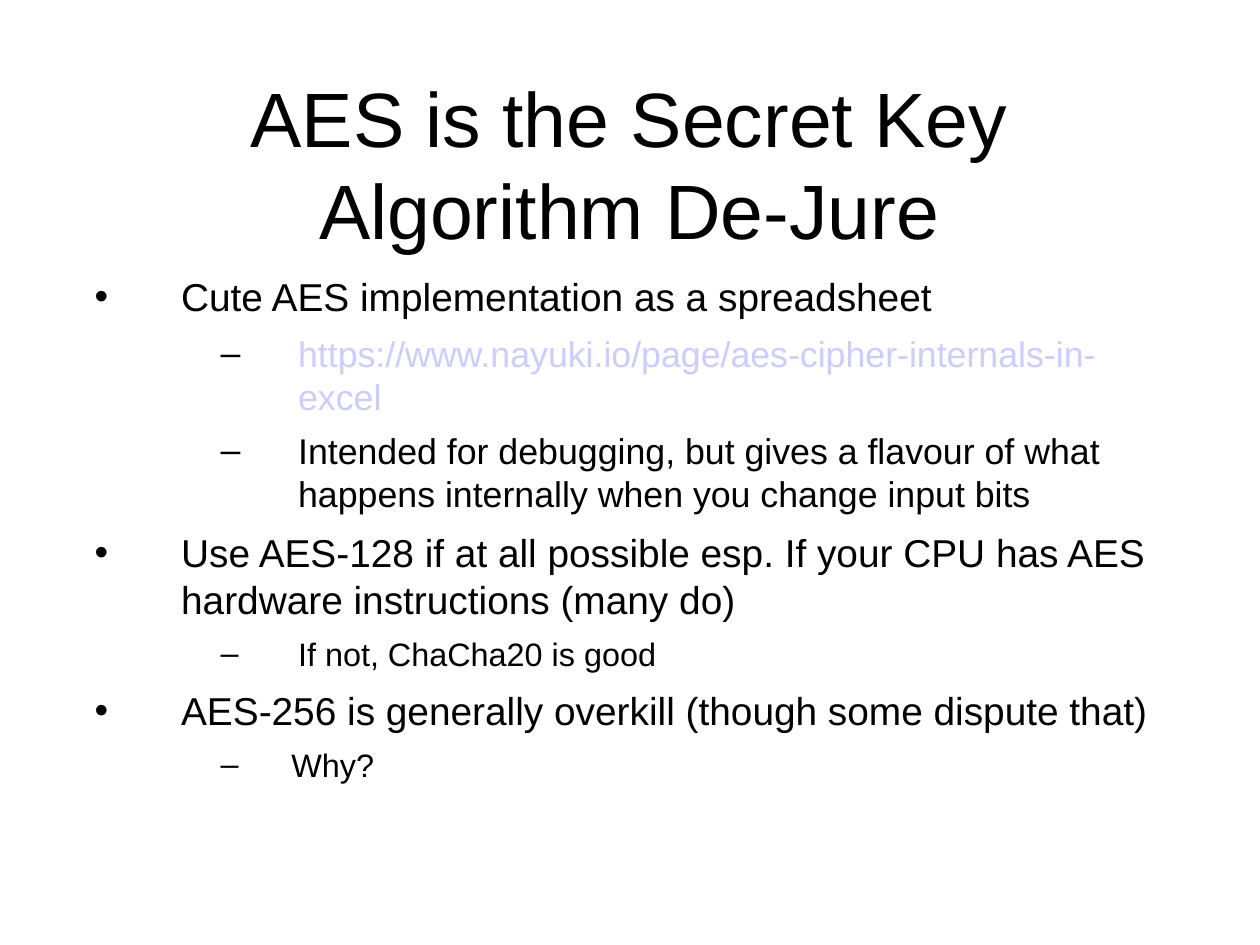
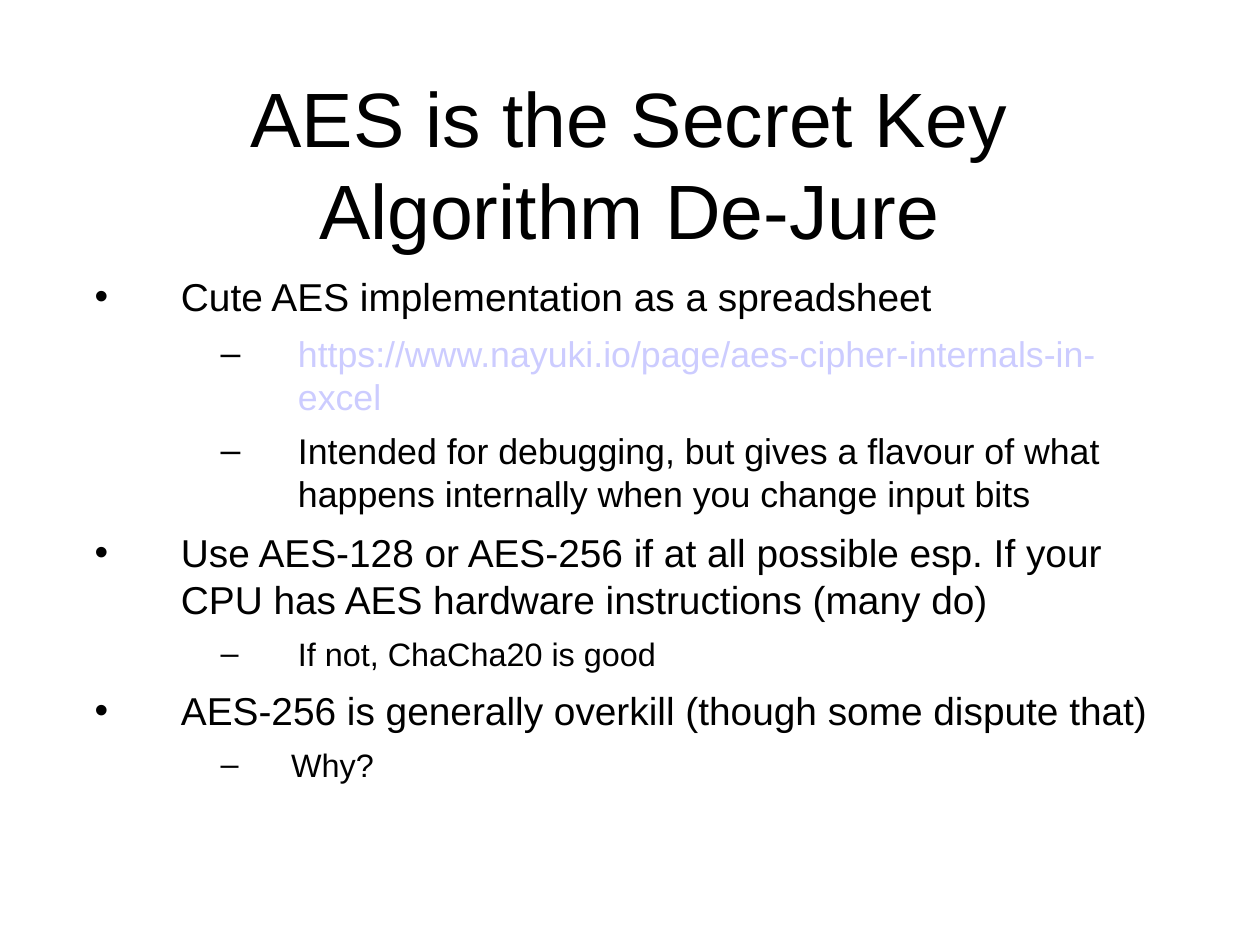
Before and after one commit to sftcd/cs7053, a slide deck: slide 88 of 2016lectures/03-crypto.ppt. Drawn at 1260x945 pixels with LibreOffice and Linux fonts; fonts in the diff are those of the drawing. Boxes give left, top, right and bottom in pixels: in the first picture for what was removed or moved away, otherwise in the second. Text is boxed around its words. In the diff, an @@ line names an element or a change of style, - is before the commit and + after.

```diff
--- a/2016lectures/03-crypto.ppt
+++ b/2016lectures/03-crypto.ppt
@@ text at box(181, 283, 1147, 783): indent changed @@
@@ text at box(181, 539, 1102, 621): text changed @@
-• Use AES-128 if at all possible esp. If your CPU has AES hardware instructions (many do)
+• Use AES-128 or AES-256 if at all possible esp. If your CPU has AES hardware instructions (many do)
```
Also in this commit, not shown: 99 other slides changed, 1 slide added, 1 other file.
